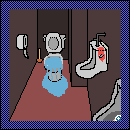
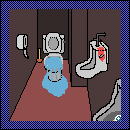
Before/after of a 130px x 130px layered artwork. What changed in the layer stack:
painted on "Stall" over (42, 34, 66, 54)
